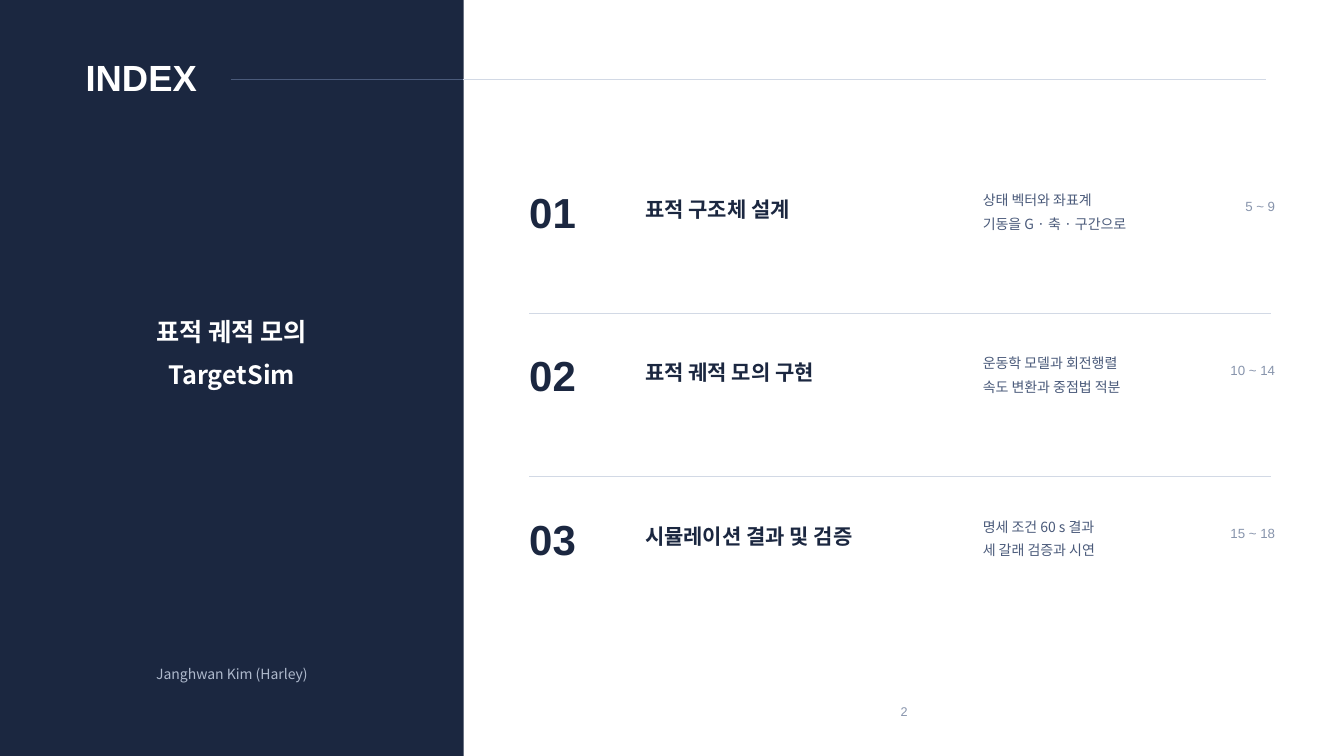
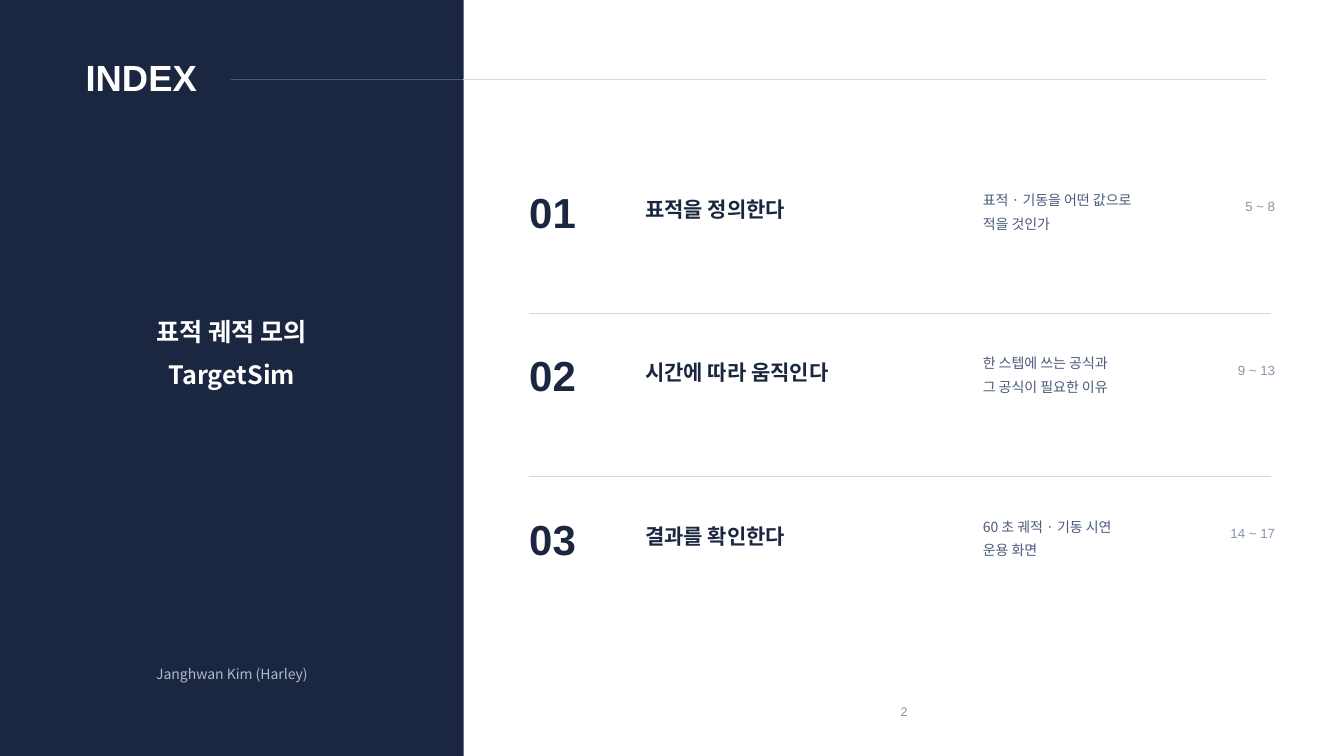
Before and after one commit to harley-hwan/radar-sw-study, a slide deck: slide 2 of Part3_TargetSim/ref/산출물/Chapter3_TargetSim.pptx. Drawn at 1344x756 pixels with LibreOffice and Linux fonts; fonts in the diff are those of the drawing. Boxes give left, top, right and bottom in pixels: in the first picture for what was removed or moved away, otherwise in the second. Text is boxed around its words. In the diff, an @@ line names an element or a change of style, - is before the commit and + after.

```diff
--- a/Part3_TargetSim/ref/산출물/Chapter3_TargetSim.pptx
+++ b/Part3_TargetSim/ref/산출물/Chapter3_TargetSim.pptx
@@ text at (645,199,785,219): text changed @@
-표적 구조체 설계
+표적을 정의한다
@@ text at (983,193,1132,230): text changed @@
-상태 벡터와 좌표계
-기동을 G · 축 · 구간으로
+표적 · 기동을 어떤 값으로
+적을 것인가
@@ text at (983,356,1108,393): text changed @@
-운동학 모델과 회전행렬
-속도 변환과 중점법 적분
+한 스텝에 쓰는 공식과
+그 공식이 필요한 이유
@@ text at (645,362,828,382): text changed @@
-표적 궤적 모의 구현
+시간에 따라 움직인다
@@ text at (1238,366,1275,375): text changed @@
-10 ~ 14
+9 ~ 13
@@ text at (645,526,785,546): text changed @@
-시뮬레이션 결과 및 검증
+결과를 확인한다
@@ text at (983,520,1112,556): text changed @@
-명세 조건 60 s 결과
-세 갈래 검증과 시연
+60 초 궤적 · 기동 시연
+운용 화면
@@ text at (1230,529,1275,538): text changed @@
-15 ~ 18
+14 ~ 17
```
Also in this commit, not shown: 12 other slides changed, 4 slides added, 6 slides removed, 25 other files.
